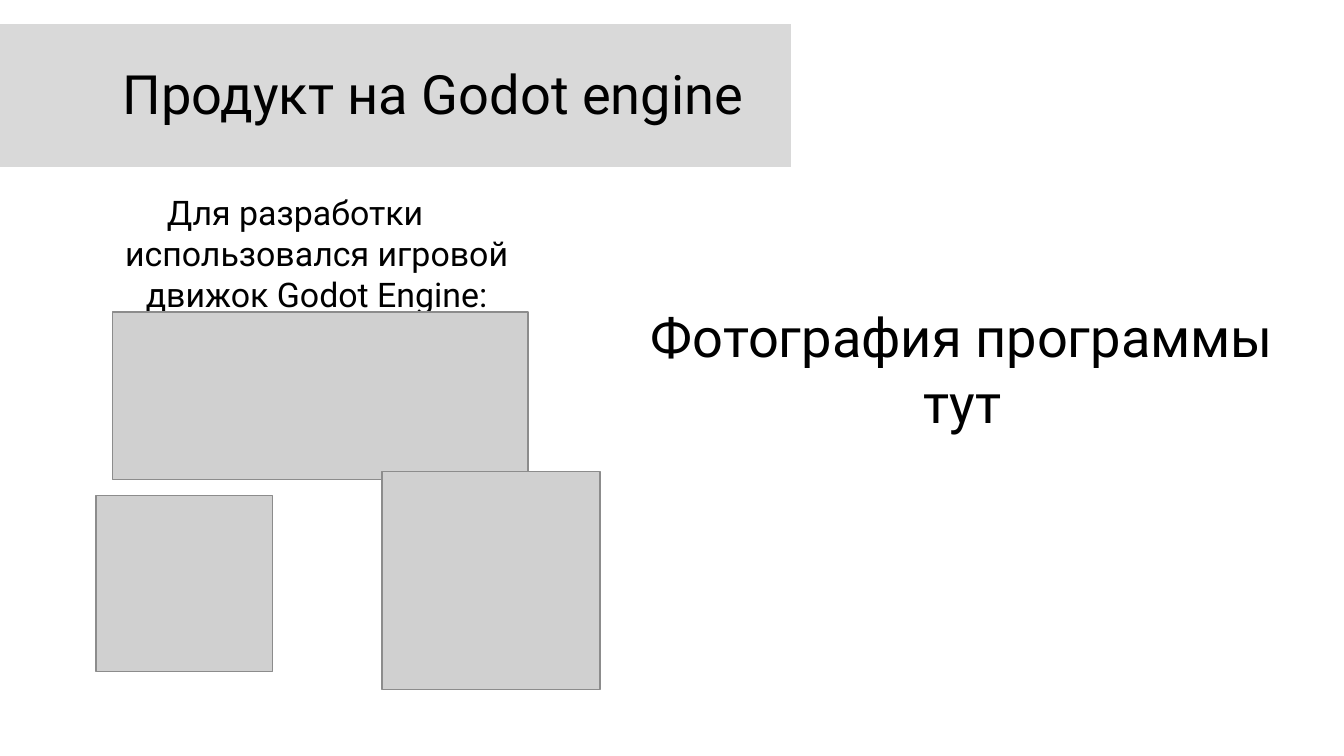
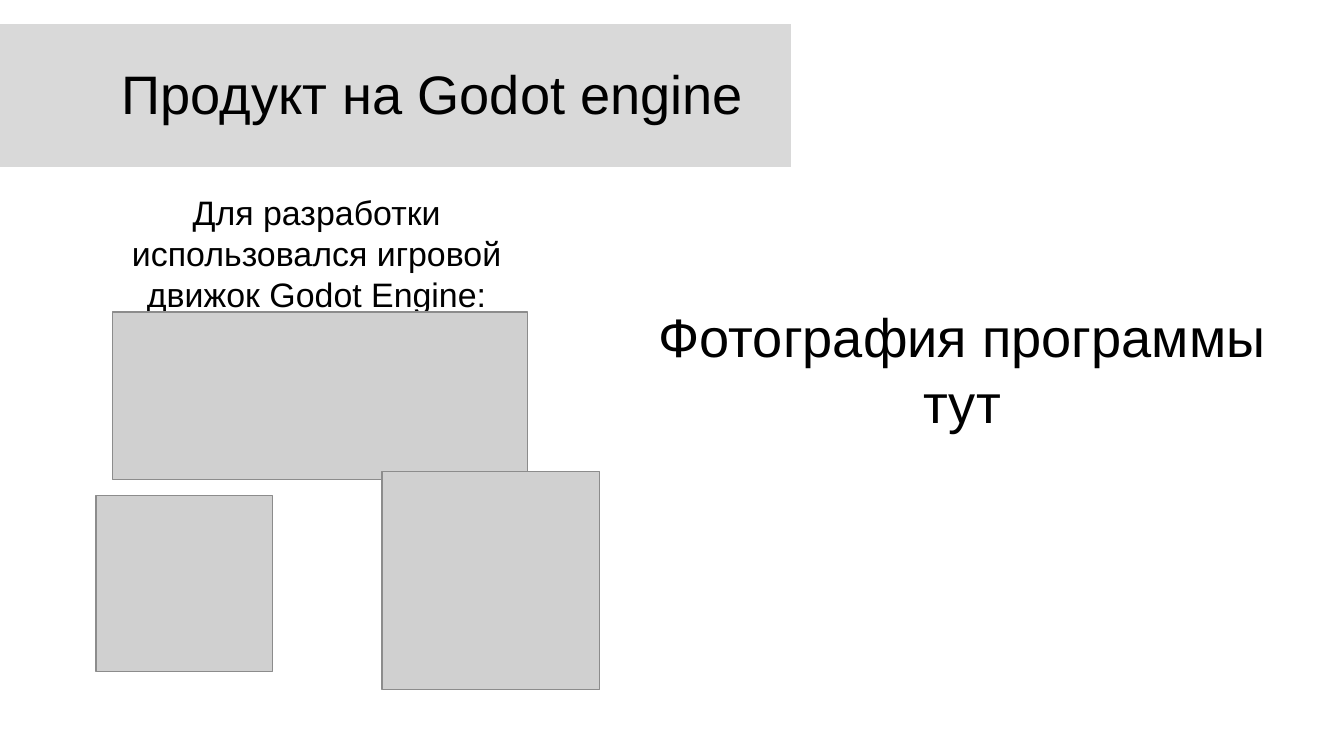
Before and after one commit to BendySonic/lampotory, a slide deck: slide 8 of documentation/22_01/Разработка виртуальной образовательной лаборатории.pptx (slide 7 before the commit). Drawn at 1344x756 pixels with LibreOffice and Linux fonts; fonts in the diff are those of the drawing; grey boxes stand for pictures. Boxes give left, top, right and bottom in pixels: in the first picture for what was removed or moved away, otherwise in the second. Text is boxed around its words. In the diff, an @@ line names an element or a change of style, - is before the commit and + after.

```diff
--- a/documentation/22_01/Разработка виртуальной образовательной лаборатории.pptx
+++ b/documentation/22_01/Разработка виртуальной образовательной лаборатории.pptx
@@ title "Продукт на Godot engine" at bbox=[122, 74, 743, 124]: font Roboto to Arial, highlight #000000 to none @@
@@ text "Для разработки использовался игровой движок ..." at bbox=[132, 200, 501, 313]: font Roboto to Arial, highlight #000000 to none; indent changed @@
@@ title "Фотография программы тут" at bbox=[659, 317, 1265, 432]: font Roboto to Arial, highlight #000000 to none @@
```
Also in this commit, not shown: 9 other slides changed, 2 other files.
